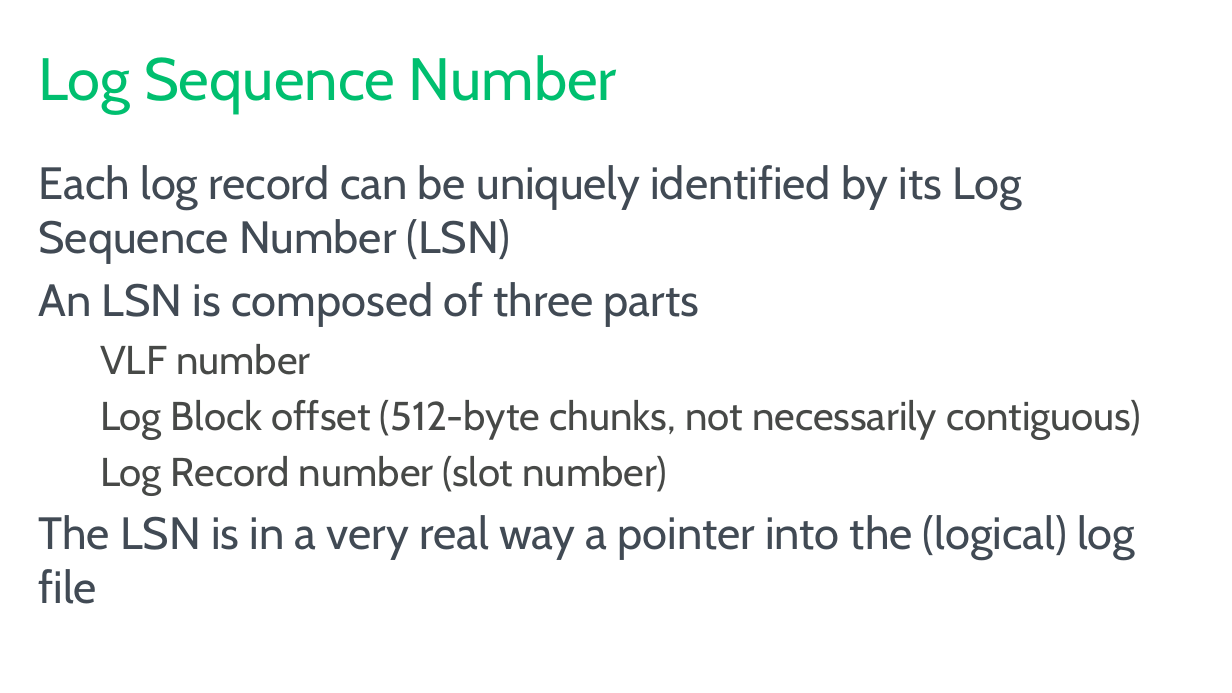
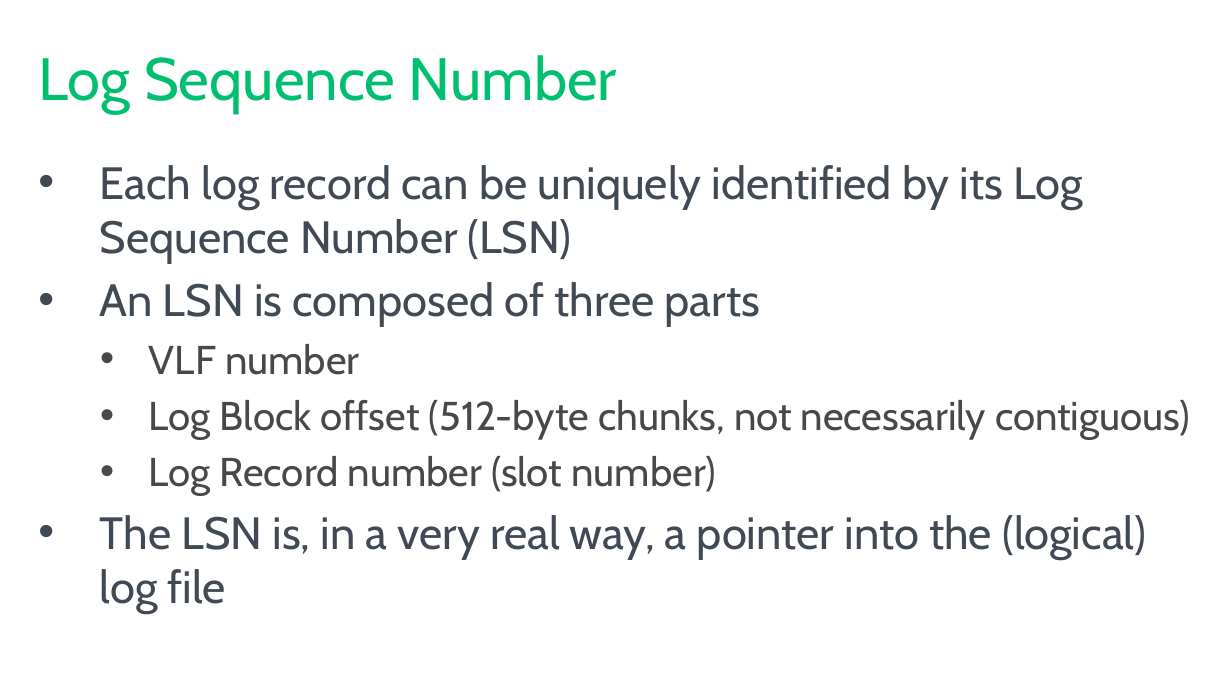
Before and after one commit to tf3604/LogFilePresentation, a slide deck: slide 21 of TransactionLog.pptx. Drawn at 1232x693 pixels with LibreOffice and Linux fonts; fonts in the diff are those of the drawing; background and template pictures are left out. Boxes give left, top, right and bottom in pixels: in the first picture for what was removed or moved away, otherwise in the second. Text is boxed around its words. In the diff, an @@ line names an element or a change of style, - is before the commit and + after.

```diff
--- a/TransactionLog.pptx
+++ b/TransactionLog.pptx
@@ text at (100,165,1190,496): bullet none to • @@
@@ text at (100,515,1146,614): text changed @@
-The LSN is in a very real way a pointer into the (logical) log file
+• The LSN is, in a very real way, a pointer into the (logical) log file
```
Also in this commit, not shown: 41 other slides changed.
